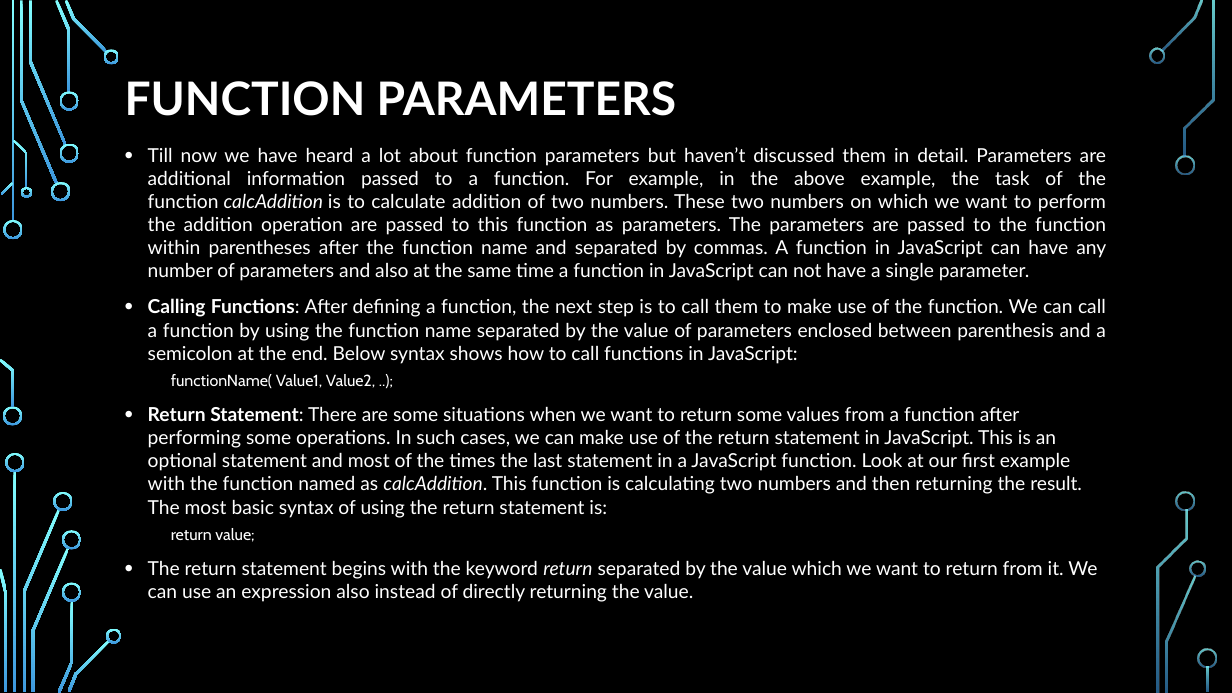
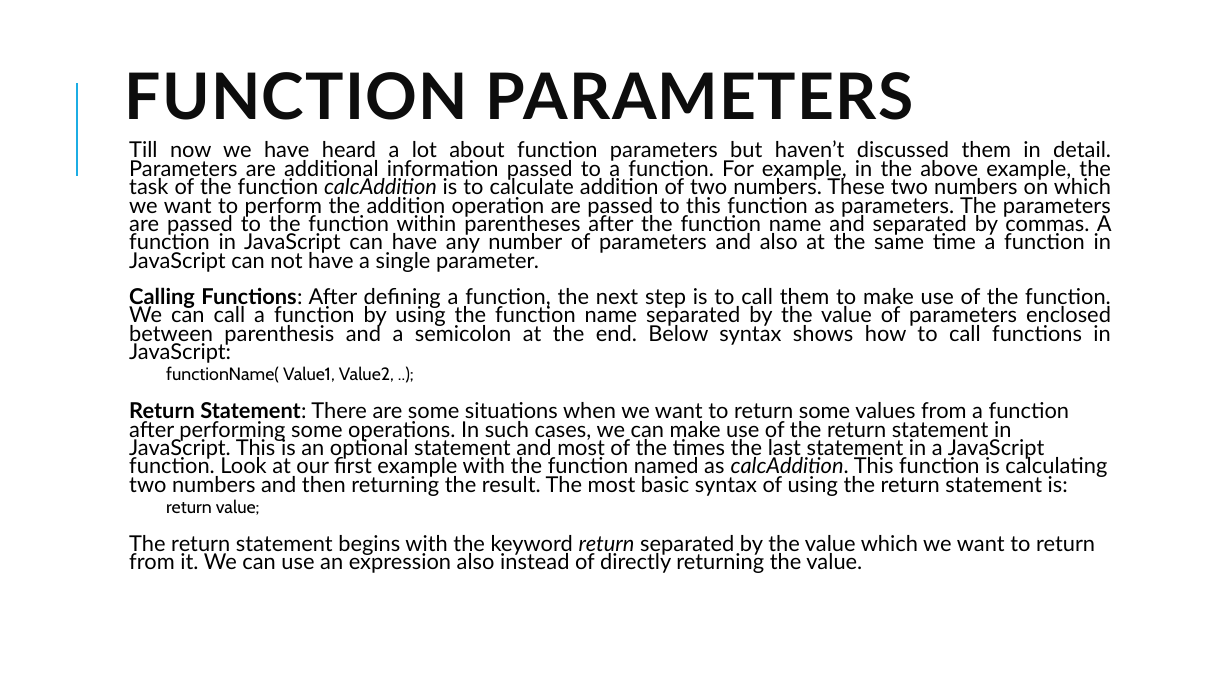
Before and after one commit to PramodJana/JavaScript, a slide deck: slide 4 of GFG JS Course Curriculam/Articles/003 Funtional Programming.pptx. Drawn at 1232x693 pixels with LibreOffice and Linux fonts; fonts in the diff are those of the drawing; background and template pictures are left out. Boxes give left, top, right and bottom in pixels: in the first picture for what was removed or moved away, otherwise in the second. Text is boxed around its words. In the diff, an @@ line names an element or a change of style, - is before the commit and + after.

```diff
--- a/GFG JS Course Curriculam/Articles/003 Funtional Programming.pptx
+++ b/GFG JS Course Curriculam/Articles/003 Funtional Programming.pptx
@@ background picture (left out) to #FFFFFF @@
@@ line added from (77, 176) to (77, 83), #1CADE4 1.5 pt @@
@@ title "FUNCTION PARAMETERS" at (125, 72, 913, 120): size 36 to 50 pt, text colour #FFFFFF to #0D0D0D, letter spacing 0 to 1 pt; line spacing 0.9 to 0.8 @@
@@ text "Till now we have heard ..." at (129, 140, 1112, 573): size 15 to 17.1 pt, text colour #FFFFFF to #000000; size 12.5 to 13.9 pt in "functionName( Value1, Value2, ..);", "return value;"; bullet • to  ; line spacing 1 to 0.7; more space between paragraphs @@
@@ group removed at (0, 0, 1217, 693): 33 freeform shapes, 3 rectangles @@
```
Also in this commit, not shown: 15 other slides changed, 27 slides added, 27 slides removed.
